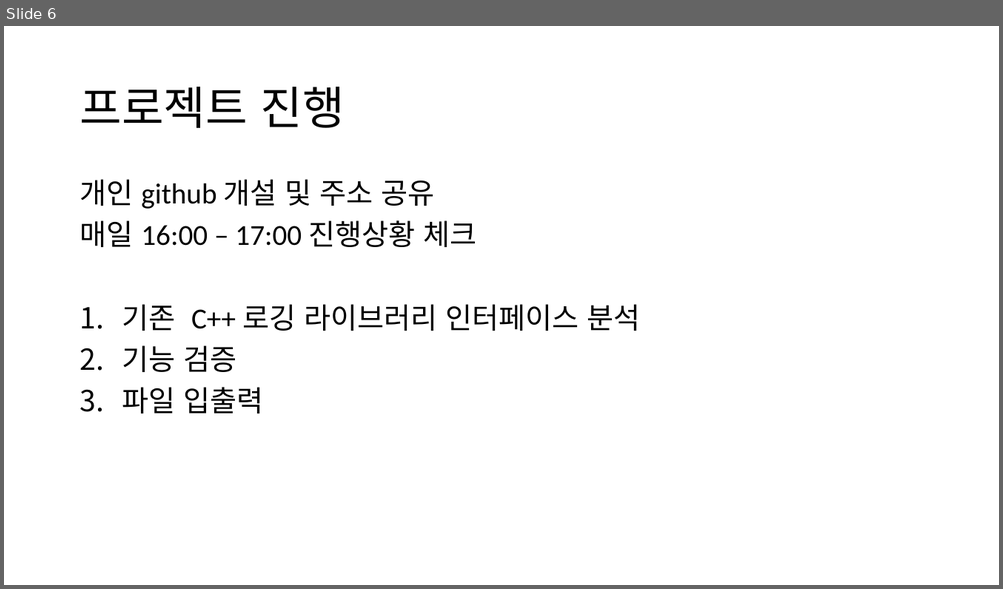
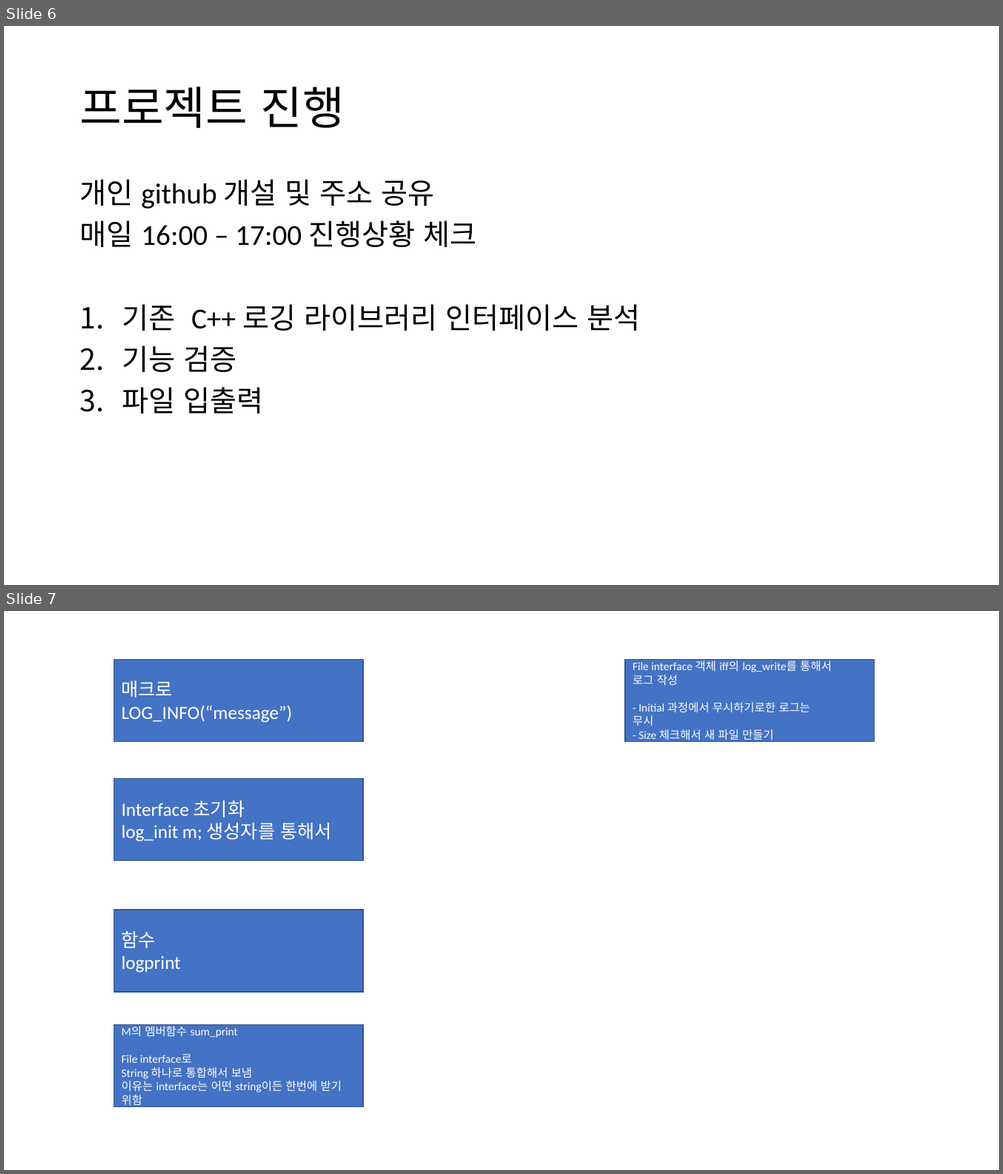
Before and after one commit to kilsup/loglib, a slide deck: C++project.pptx. Shown one above the other, each under a label of ours: slide 6 before the commit, slides 6 and 7 after it. The pictures are 1003x589 and 1003x1174 pixels, drawn with LibreOffice and Linux fonts; fonts in the diff are those of the drawing. Boxes give left, top, right and bottom in pixels: in the first picture for what was removed or moved away, otherwise in the second. Text is boxed around its words. In the diff, an @@ line names an element or a change of style, - is before the commit and + after.

```diff
--- a/C++project.pptx
+++ b/C++project.pptx
@@ slide 7 added at [4,611,999,1170], background #FFFFFF @@
@@ rectangle added at [114,660,363,741], fill #4472C4, outline #325491 1 pt, 18 pt, text #FFFFFF @@
+매크로
+LOG_INFO(“message”)
@@ rectangle added at [625,660,874,741], fill #4472C4, outline #325491 1 pt, 11 pt, text #FFFFFF @@
+File interface 객체 iff의 log_write를 통해서
+로그 작성
+- Initial 과정에서 무시하기로한 로그는
+무시
+- Size 체크해서 새 파일 만들기
@@ rectangle added at [114,779,363,861], fill #4472C4, outline #325491 1 pt, 18 pt, text #FFFFFF @@
+Interface 초기화
+log_init m; 생성자를 통해서
@@ rectangle added at [114,910,363,992], fill #4472C4, outline #325491 1 pt, 18 pt, text #FFFFFF @@
+함수
+logprint
@@ rectangle added at [114,1025,363,1107], fill #4472C4, outline #325491 1 pt, 11 pt, text #FFFFFF @@
+M의 멤버함수 sum_print
+File interface로
+String 하나로 통합해서 보냄
+이유는 interface는 어떤 string이든 한번에 받기 위함
```
Also in this commit, not shown: 1 slide changed, 3 other slides added.
